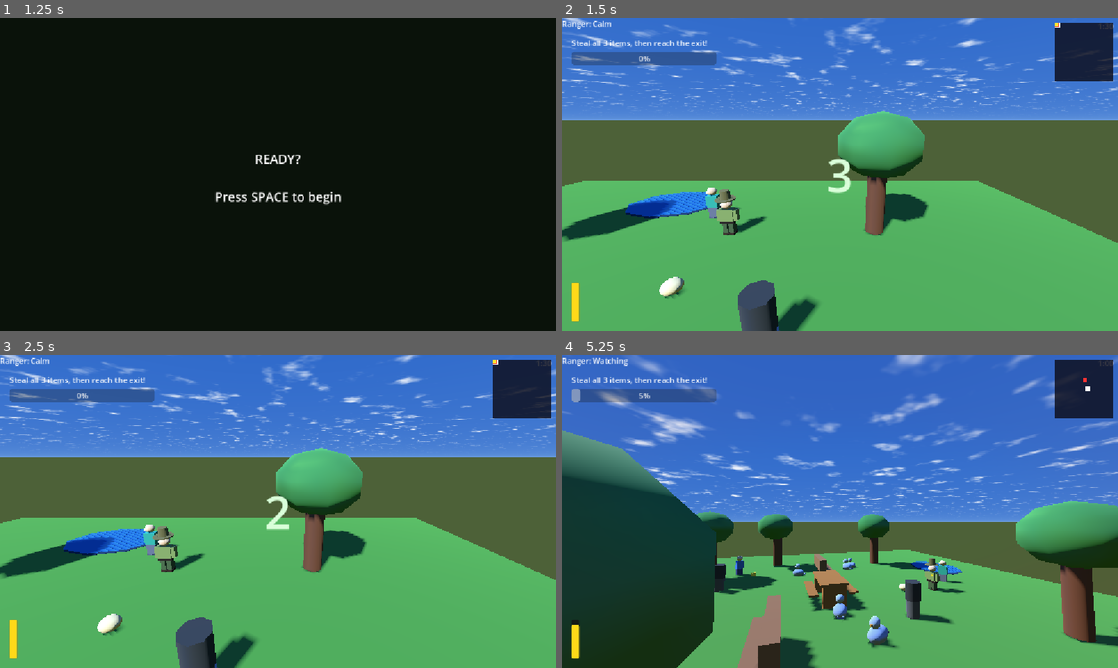
Above: before the commit, frames 1-4 (two rows, left to right).
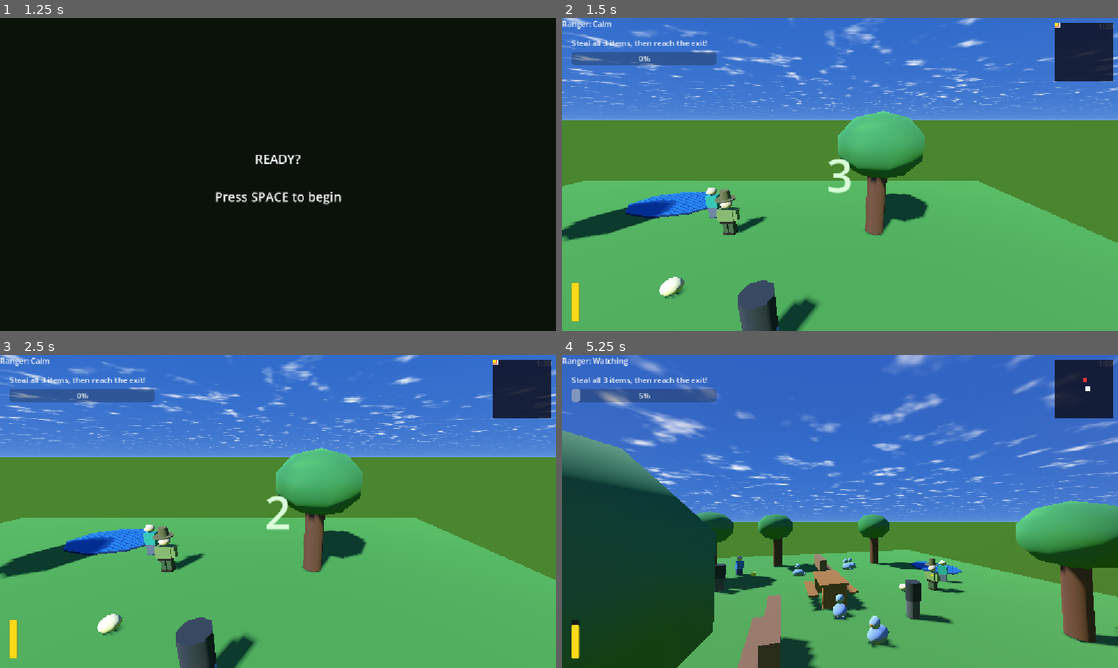
Above: after the commit, the same moments.

Repository: SkippyDoLittle/DontLookHuman
Game: Godot game, scene res://MainMenu.tscn
Two runs of this game, one before a commit and one after it. Both use one fixed random seed, a clock stepped at 60 frames per second and the inputs below.
Inputs (mouse positions are in pixels of both pictures, inside the frame that each line leads up to):
- Up to frame 1 (1.25 s): click "PLAY" at 0.5 s
- Up to frame 2 (1.5 s): tap Space at 1.25 s; move the mouse to (962, 158) at 1.27 s; hold D (move_right) from 1.28 s (still down); tap E (peck) at 1.35 s
- Up to frame 3 (2.5 s): tap Enter (ui_accept) at 1.52, 2, 2.27 s; move the mouse to (166, 527) at 2.02 s; release D (move_right) at 2.03 s; hold S (move_back) from 2.03 s (still down); tap Shift (run) at 2.1 s
- Up to frame 4 (5.25 s): tap R (restart) at 2.75, 4.25 s; move the mouse to (895, 442) at 2.77 s; release S (move_back) at 2.78 s; hold D (move_right) 2.78-3.53 s; tap H at 2.85, 5.1 s; tap Enter (ui_accept) at 3.5, 3.77, 4.52 s; move the mouse to (812, 574) at 3.52 s; hold W (move_forward) 3.53-4.28 s; tap E (peck) at 3.6 s; move the mouse to (1006, 558) at 4.27 s; hold A (move_left) 4.28-5.03 s; hold Shift (run) 4.28-5.03 s; move the mouse to (795, 508) at 5.02 s; hold W (move_forward) from 5.03 s (still down)

Frame 1 is identical in both runs. In frame 2, 19% of the frame differs, in the area x 0-100%, y 32-89%; in frame 3, 19%; in frame 4, 6.1%.

Commit message:
Fix sky/ground color seam: match ground_color to grass mesh albedo
ground_color in sky shader was olive (0.30, 0.38, 0.22) while the grass
mesh material is bright green (0.29, 0.52, 0.19) — visible seam at the
horizon where the ground mesh ends and the shader's void colour showed.

Co-Authored-By: Claude Sonnet 4.6 <noreply@anthropic.com>

Diff:
--- a/Main.tscn
+++ b/Main.tscn
@@ -352,7 +352,7 @@
 shader_parameter/sky_top_color = Color(0.15, 0.38, 0.78, 1)
 shader_parameter/sky_horizon_color = Color(0.68, 0.84, 0.97, 1)
 shader_parameter/sky_curve = 0.09
-shader_parameter/ground_color = Color(0.30, 0.38, 0.22, 1)
+shader_parameter/ground_color = Color(0.29, 0.52, 0.19, 1)
 shader_parameter/cloud_color = Color(1, 1, 1, 1)
 shader_parameter/cloud_coverage = 0.45
 shader_parameter/cloud_scale = 3.0
--- a/sky.gdshader
+++ b/sky.gdshader
@@ -10,7 +10,7 @@
 uniform float sky_curve: hint_range(0.02, 1.0) = 0.09;
 
 // ── Ground (below the horizon line) ──────────────────────────────────────────
-uniform vec4 ground_color: source_color = vec4(0.30, 0.38, 0.22, 1.0);
+uniform vec4 ground_color: source_color = vec4(0.29, 0.52, 0.19, 1.0);
 
 // ── Clouds ────────────────────────────────────────────────────────────────────
 uniform vec4  cloud_color:    source_color          = vec4(1.0, 1.0, 1.0, 1.0);
